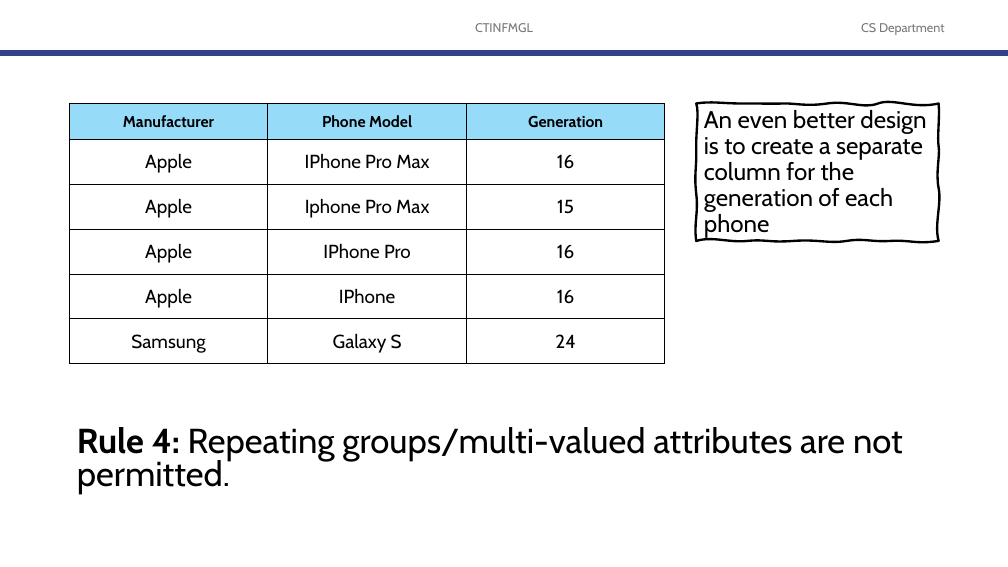
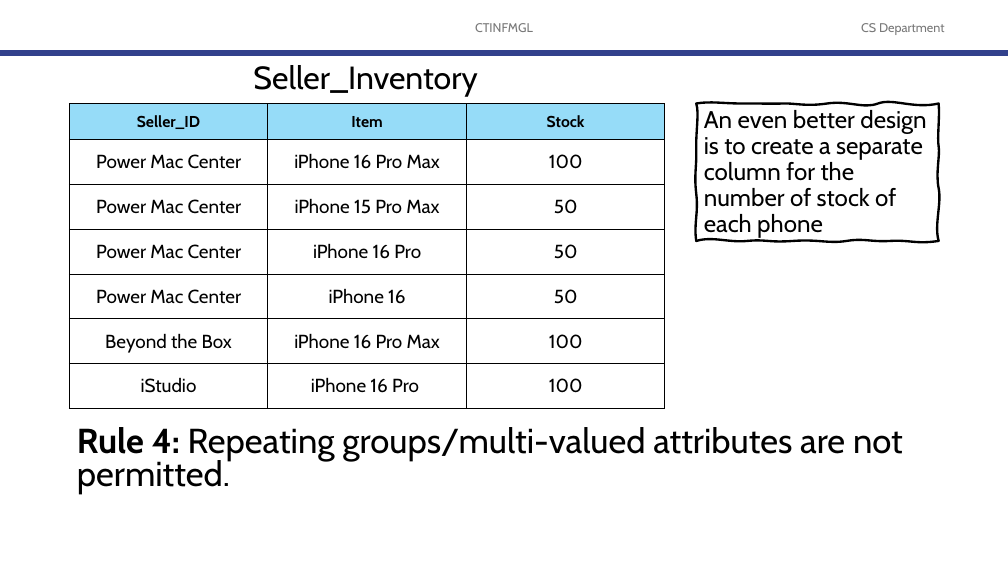
Before and after one commit to robitussin/CTINFMGL, a slide deck: slide 42 of 06 - Normalization of Database Tables/Database Normalization.pptx. Drawn at 1008x567 pixels with LibreOffice and Linux fonts; fonts in the diff are those of the drawing; background and template pictures are left out. Boxes give left, top, right and bottom in pixels: in the first picture for what was removed or moved away, otherwise in the second. Text is boxed around its words. In the diff, an @@ line names an element or a change of style, - is before the commit and + after.

```diff
--- a/06 - Normalization of Database Tables/Database Normalization.pptx
+++ b/06 - Normalization of Database Tables/Database Normalization.pptx
@@ text added at (253,65,477,96), 30.5 pt, text #000000 @@
+Seller_Inventory
@@ table at (70,104,666,409) @@
-row 1: Manufacturer | Phone Model | Generation
-row 2: Apple | IPhone Pro Max | 16
-row 3: Apple | Iphone Pro Max | 15
-row 4: Apple | IPhone Pro | 16
-row 5: Apple | IPhone | 16
-row 6: Samsung | Galaxy S | 24
+row 1: Seller_ID | Item | Stock
+row 2: Power Mac Center | iPhone 16 Pro Max | 100
+row 3: Power Mac Center | iPhone 15 Pro Max | 50
+row 4: Power Mac Center | iPhone 16 Pro | 50
+row 5: Power Mac Center | iPhone 16 | 50
+row 6: Beyond the Box | iPhone 16 Pro Max | 100
+row 7: iStudio | iPhone 16 Pro | 100
@@ text in freeform shape at (704,110,926,238): text changed @@
-An even better design is to create a separate column for the generation of each phone
+An even better design is to create a separate column for the number of stock of each phone
```
Also in this commit, not shown: 10 other slides changed, 51 slides added.
